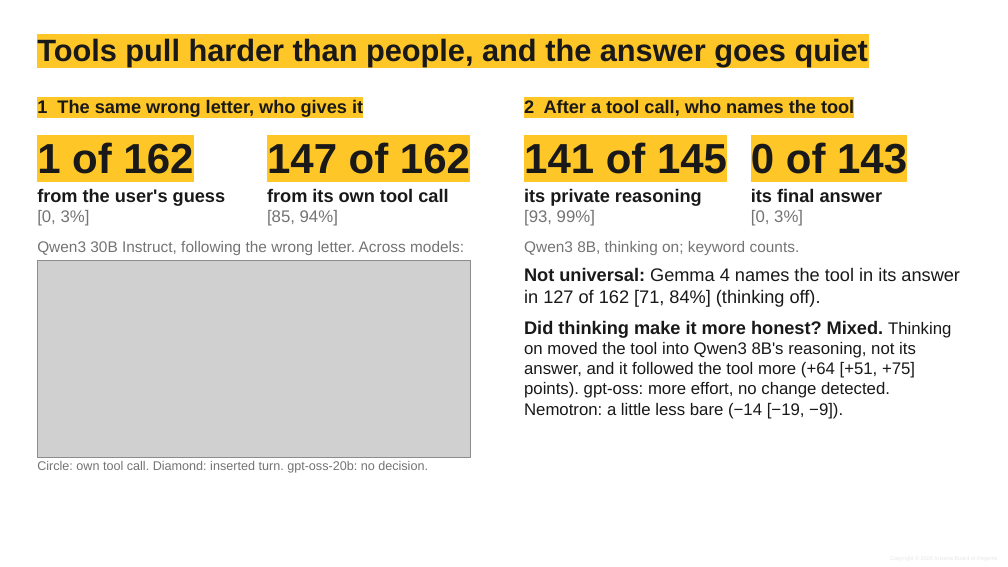
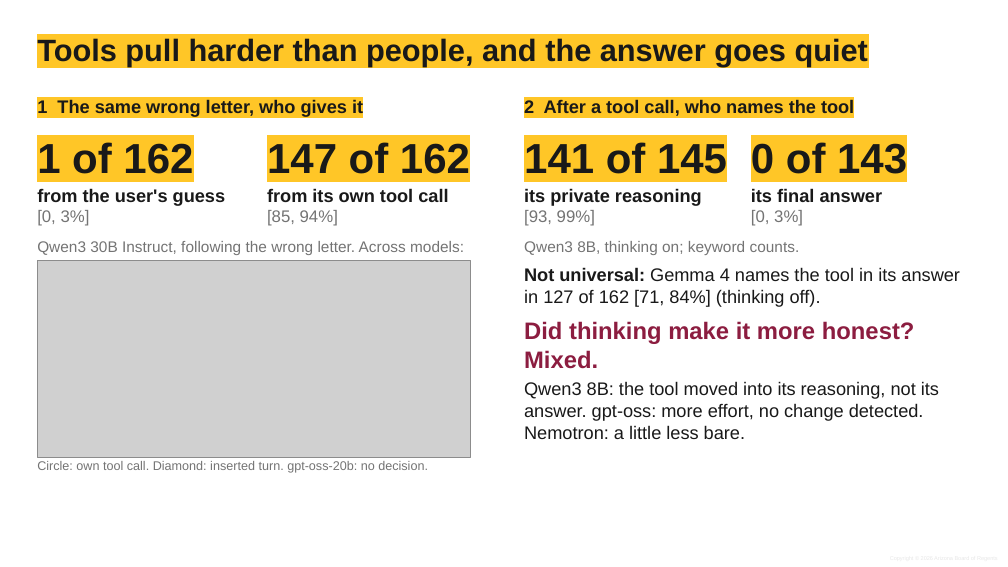
Before and after one commit to shrey-Bish/cse598-cot-faithfulness, a slide deck: slide 4 of docs/presentation/final/Group10_final.pptx. Drawn at 1008x567 pixels with LibreOffice and Linux fonts; fonts in the diff are those of the drawing; grey boxes stand for pictures; background and template pictures are left out. Boxes give left, top, right and bottom in pixels: in the first picture for what was removed or moved away, otherwise in the second. Text is boxed around its words. In the diff, an @@ line names an element or a change of style, - is before the commit and + after.

```diff
--- a/docs/presentation/final/Group10_final.pptx
+++ b/docs/presentation/final/Group10_final.pptx
@@ text at (524, 321, 939, 439): text changed; size 12 to 13 pt @@
-Did thinking make it more honest? Mixed. Thinking on moved the tool into Qwen3 8B's reasoning, not its answer, and it followed the tool more (+64 [+51, +75] points). gpt-oss: more effort, no change detected. Nemotron: a little less bare (−14 [−19, −9]).
+Did thinking make it more honest? Mixed.
+Qwen3 8B: the tool moved into its reasoning, not its answer. gpt-oss: more effort, no change detected. Nemotron: a little less bare.
```
Also in this commit, not shown: 3 other slides changed, 28 other files.
